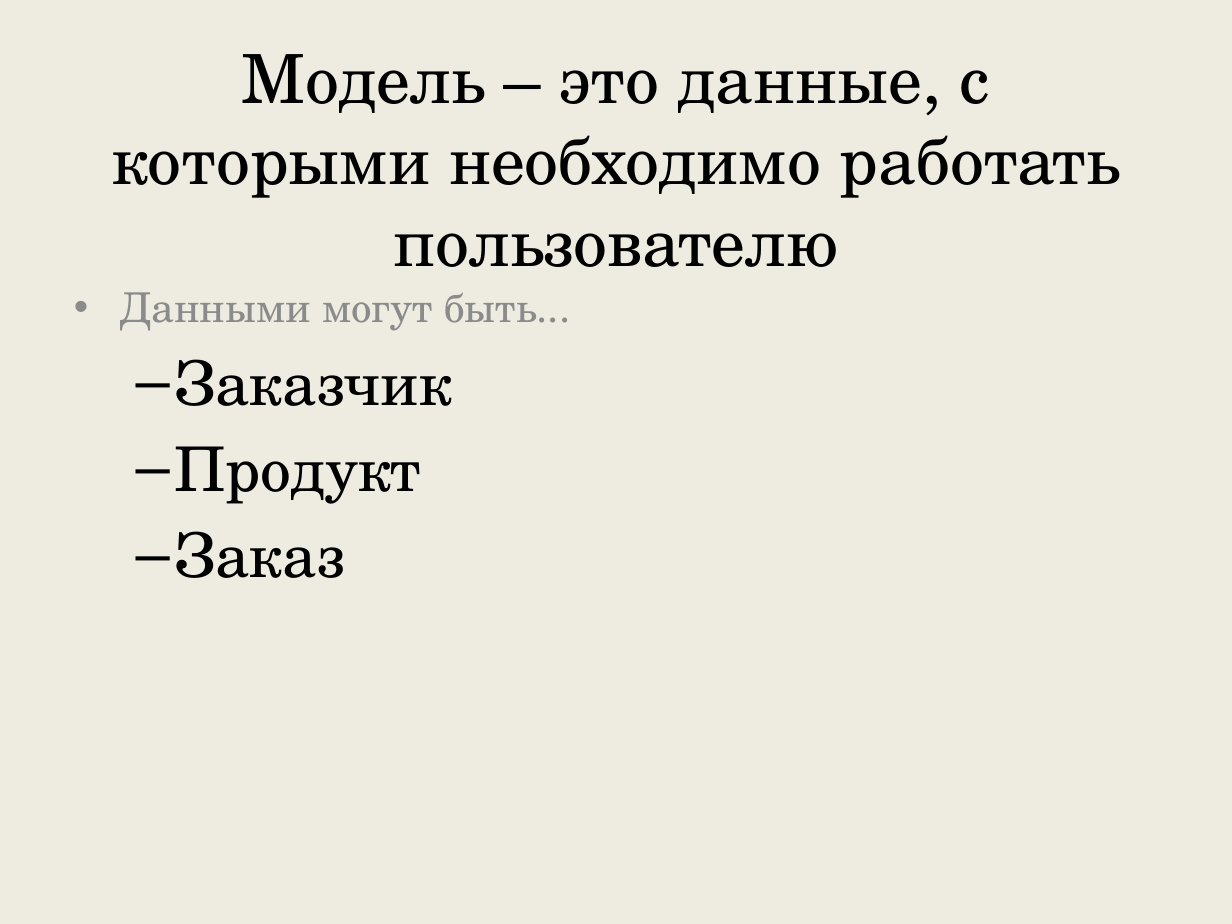
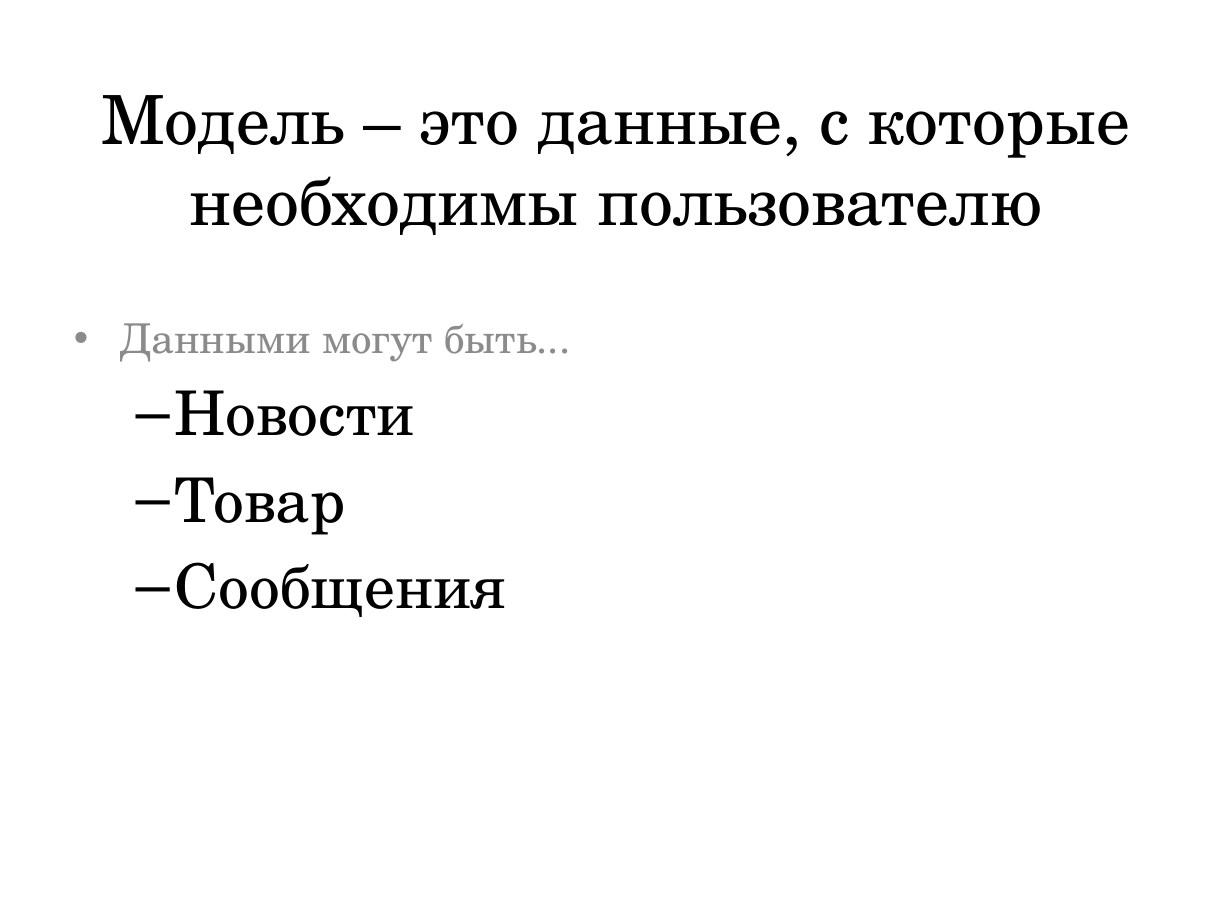
Before and after one commit to maxchv/LearnPython, a slide deck: slide 4 of week12/Models.pptx. Drawn at 1232x924 pixels with LibreOffice and Linux fonts; fonts in the diff are those of the drawing. Boxes give left, top, right and bottom in pixels: in the first picture for what was removed or moved away, otherwise in the second. Text is boxed around its words. In the diff, an @@ line names an element or a change of style, - is before the commit and + after.

```diff
--- a/week12/Models.pptx
+++ b/week12/Models.pptx
@@ background #EEECE1 to #FFFFFF @@
@@ title at (101,95,1130,235): text changed @@
-Модель – это данные, с которыми необходимо работать пользователю
+Модель – это данные, с которые необходимы пользователю
@@ text "Данными могут быть...": place and size @@
-text "Данными могут быть..." at (120,292,570,578)
+text "Данными могут быть..." at (120,323,570,617)
@@ text at (174,390,506,617): text changed @@
-  – Заказчик
-  – Продукт
-  – Заказ
+  – Новости
+  – Товар
+  – Сообщения
```
Also in this commit, not shown: 21 other slides changed, 24 slides added, 12 slides removed, 33 other files.
